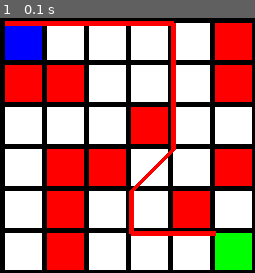
Above: before the commit, frame 1.
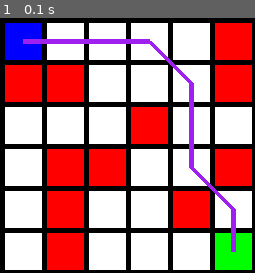
Above: after the commit, the same moment.

Repository: guygoudeau/Pygame
Game: pygame game, started from TestAstars.py
Same seed, same stepped clock (60 frames per second), same inputs: the game is played once before the commit and once after it. The source is Python 2; it was converted automatically to run under Python 3.
Inputs:
- Up to frame 1 (0.1 s): no input

The runs differ from the first frame. In frame 1, 6.1% of the frame differs, in the area x 1-93%, y 1-92%.

Commit message:
Got lines to draw from center, figured out diagonal movement

Diff:
--- a/Astars.py
+++ b/Astars.py
@@ -5,6 +5,7 @@
 blue = (0, 0, 255)
 green = (0, 255, 0)
 red = (255, 0, 0)
+purple = (160, 32, 240)
 
 class Node(object):
 	def __init__(self, x, y, reachable):
@@ -21,6 +22,7 @@
 		self.margin = 5
 		self.left = (self.margin + self.width) *  x + self.margin
 		self.top = (self.margin + self.height) *  y + self.margin
+		self.center = (self.left + (self.width/2)), (self.top + (self.height/2))
 		self.pos = (x, self.height - y)
 		self.IsStart = False
 		self.IsGoal = False
@@ -87,7 +89,9 @@
 				nodes.append(self.get_node(node.x, node.y+1))
 
 			if node.x < self.grid_width-1 and node.y > 0:
-				nodes.append(self.get_node(node.x-1,node.y+1))
+				nodes.append(self.get_node(node.x-1,node.y+1)) # up and right
+			if node.x < self.grid_width-1 and node.y < self.grid_height-1:
+				nodes.append(self.get_node(node.x+1,node.y+1)) # down and right
 			return nodes
 
 	def print_path(self): # print a path if found
@@ -99,7 +103,7 @@
 	def draw_path(self, screen):
 		n = self.goal
 		while n.parent != None:
-			gfx.draw.line(screen, red, [n.left,n.top], [n.parent.left,n.parent.top], 5)
+			gfx.draw.line(screen, purple, n.center, n.parent.center, 5)
 			n = n.parent
 
 	def update_node(self, adj, node): # Calculate G, H and F score and set parent node
